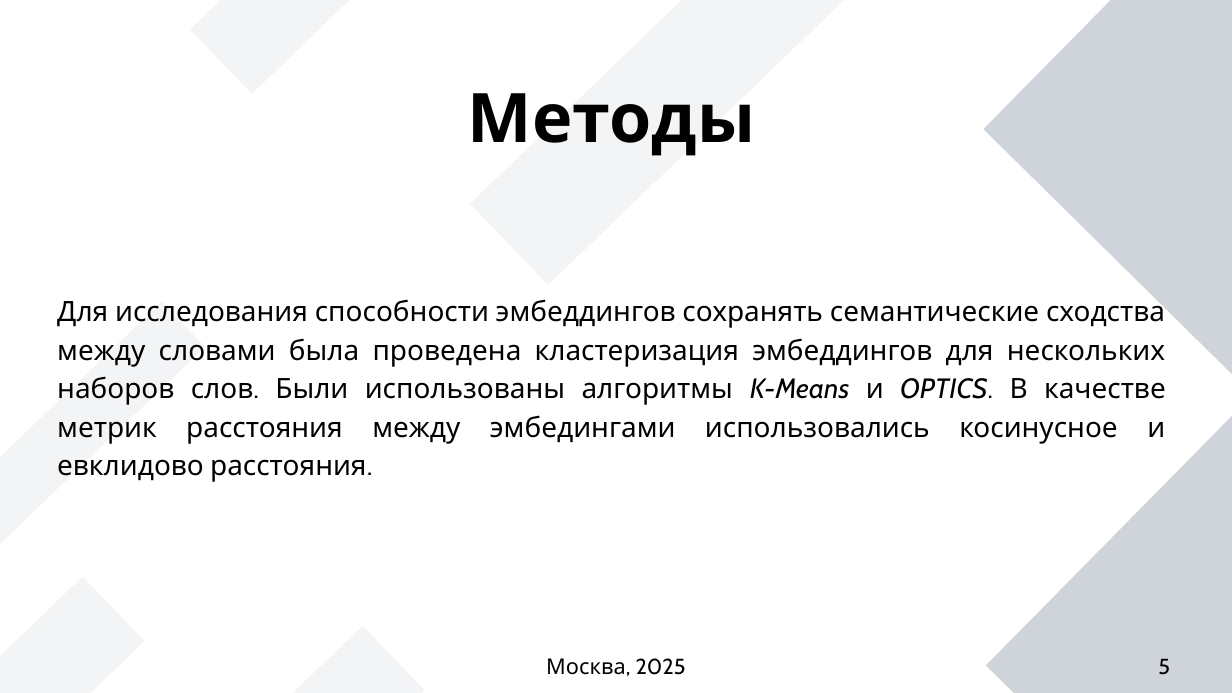
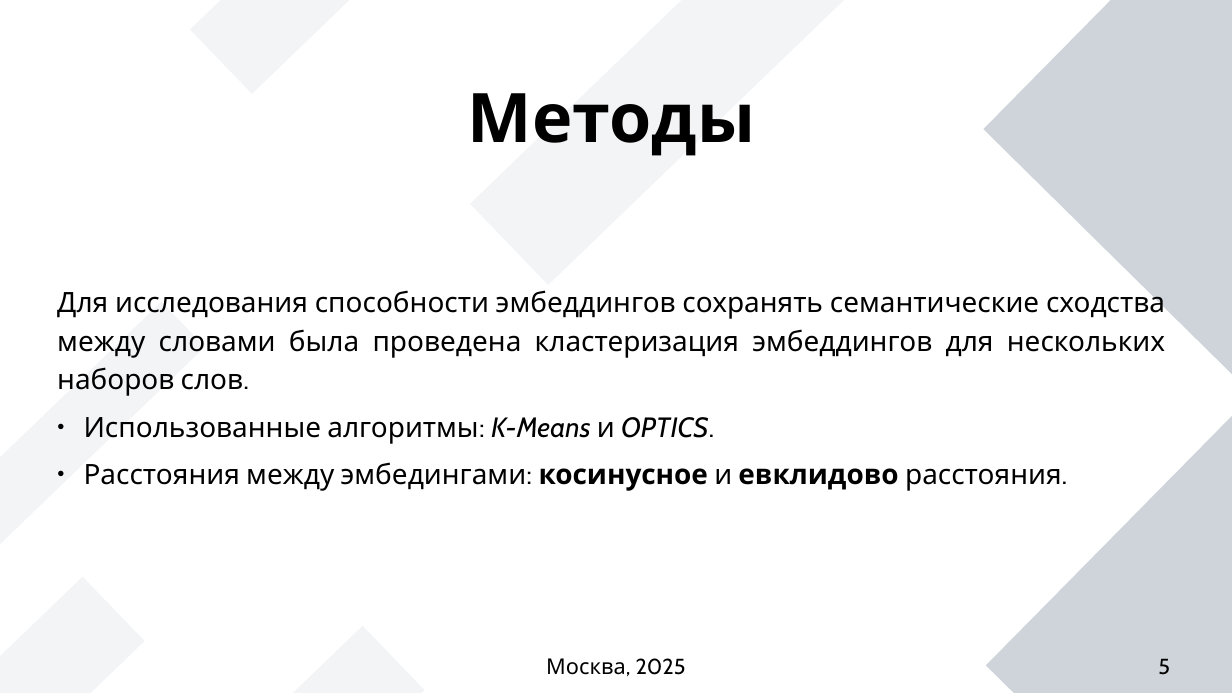
Before and after one commit to succSeeded/MSc, a slide deck: slide 5 of NLP/HW3/presentation_kirdin.odp. Drawn at 1232x693 pixels with LibreOffice and Linux fonts; fonts in the diff are those of the drawing. Boxes give left, top, right and bottom in pixels: in the first picture for what was removed or moved away, otherwise in the second. Text is boxed around its words. In the diff, an @@ line names an element or a change of style, - is before the commit and + after.

```diff
--- a/NLP/HW3/presentation_kirdin.odp
+++ b/NLP/HW3/presentation_kirdin.odp
@@ subtitle at (57,286,1165,491): text changed @@
-Для исследования способности эмбеддингов сохранять семантические сходства между словами была проведена кластеризация эмбеддингов для нескольких наборов слов. Были использованы алгоритмы K-Means и OPTICS. В качестве метрик расстояния между эмбедингами использовались косинусное и евклидово расстояния.
+Для исследования способности эмбеддингов сохранять семантические сходства между словами была проведена кластеризация эмбеддингов для нескольких наборов слов.
+● Использованные алгоритмы: K-Means и OPTICS.
+● Расстояния между эмбедингами: косинусное и евклидово расстояния.
```
Also in this commit, not shown: 9 other slides changed, 38 other files.
